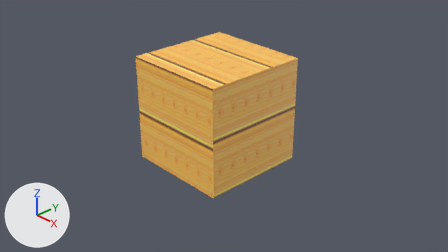
What one commit did to the Blender file DirectXGame/Resources/stage_3_Cube/stage_3_Cube.blend.
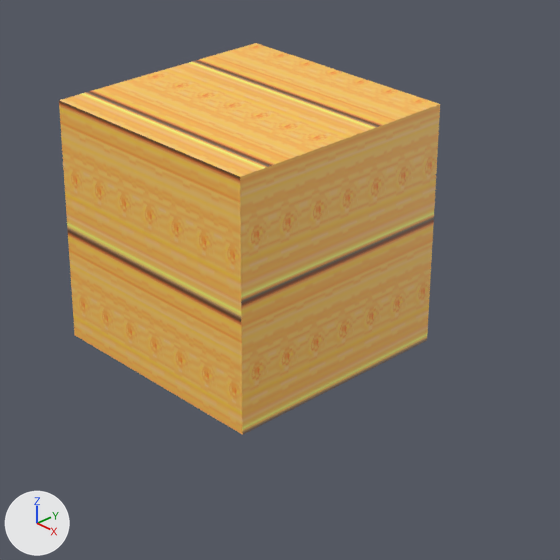
Each version is shown from the file's camera 'Camera', then close up on the part from 25% to 78% of the width and 5% to 100% of the height. Arrows for +X, +Y and +Z are at lower left; the lights stay in place. The older version's two pictures come first.

The first close-up shows '立方体'.
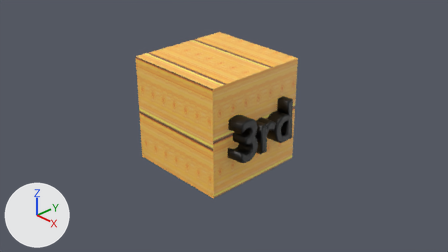
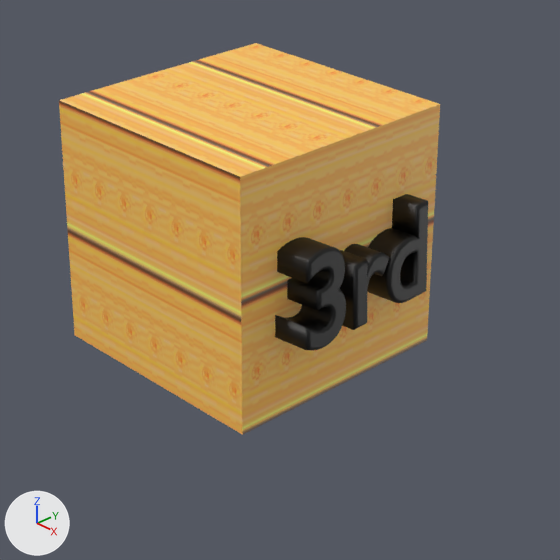
Pixel boxes [x1, y1, x2, y2] of what changed, in the close-ups (560 x 560 px):
part 1 of me_立方体, added: after [275, 194, 428, 350]

The change, as a diff of the scene's bpy script:
```diff
--- a/DirectXGame/Resources/stage_3_Cube/stage_3_Cube.blend.py
+++ b/DirectXGame/Resources/stage_3_Cube/stage_3_Cube.blend.py
@@ mat_マテリアル_001 @@
+mat_マテリアル_001 = principled_material('マテリアル.001')
+mat_マテリアル_001.base_color = (0.0, 0.0, 0.0)  # black #000000
@@ me_立方体 @@
 # used by ob_立方体; location = (-0.181, 0.0, 0.205)
-me_立方体.from_pydata(...)  # 8 vertices, 6 faces; spans x -1.0..1.0, y -1.0..1.0, z -1.0..1.0
+me_立方体.from_pydata(...)  # 3928 vertices, 3638 faces; spans x -1.32..1.31, y -1.0..1.0, z -1.0..1.0
+# me_立方体 part 1: 3920 vertices added at x -1.32..1.31, y -0.79..0.68, z -0.46..0.39
+# me_立方体 part 2: the surface is now shaded smooth
 me_立方体.materials.append(mat_material_002)
+me_立方体.materials.append(mat_マテリアル_001)  # black #000000
```
